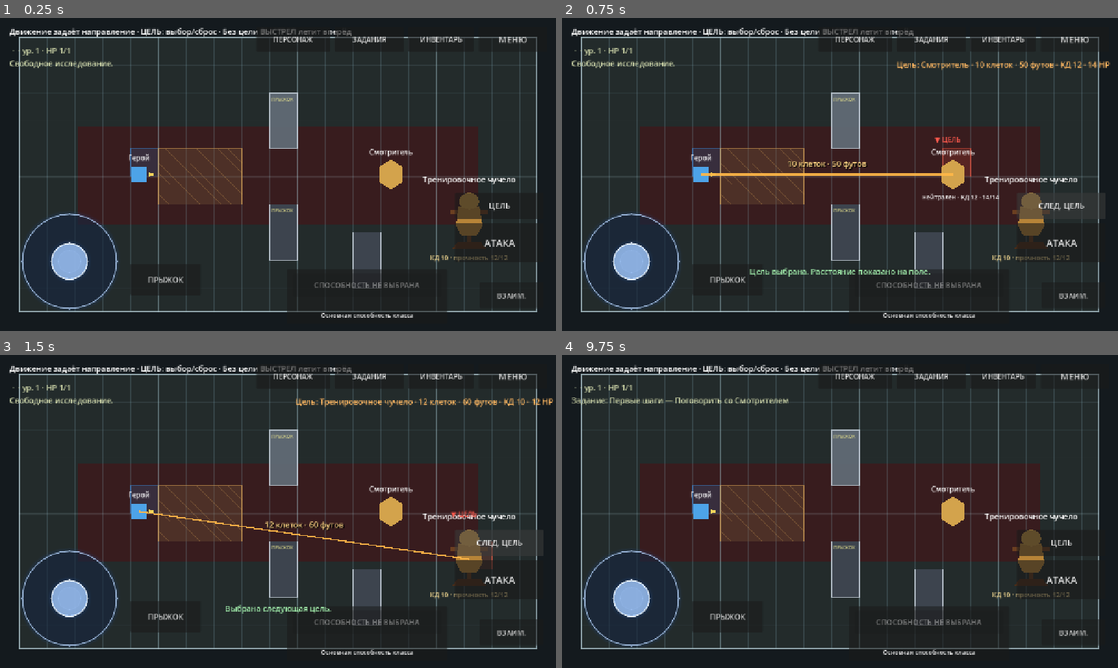
Above: before the commit, frames 1-4 (two rows, left to right).
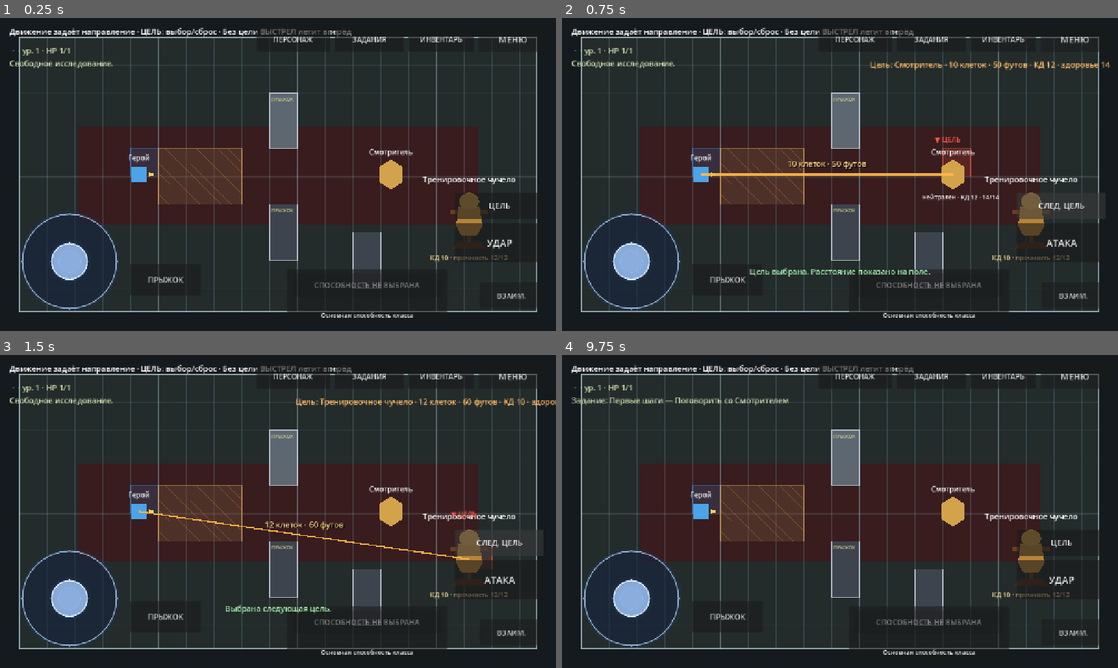
Above: after the commit, the same moments.

Repository: eretenkodaniil16-rgb/rpg-project
Game: Godot game, scene res://scenes/game/game.tscn
Same seed, same stepped clock (60 frames per second), same inputs: the game is played once before the commit and once after it. This scene is started directly instead of the project's main scene.
Inputs (mouse positions are in pixels of both pictures, inside the frame that each line leads up to):
- Up to frame 1 (0.25 s): no input
- Up to frame 2 (0.75 s): click "ЦЕЛЬ" at 0.5 s
- Up to frame 3 (1.5 s): click "СЛЕД. ЦЕЛЬ" at 1.25 s
- Up to frame 4 (9.75 s): click "АТАКА" at 2 s; click "Продолжить" at 2.75 s; click "ВЗАИМ." at 3.5 s; click "МЕНЮ" at 4.25 s; click "Новая игра" at 5 s; click (840, 470) at 5.77 s; type "Alex" at 5.85 s; click "В главное меню" at 6.5 s; click "Новая игра" at 7.25 s; click (840, 470) at 8.02 s; type "Alex" at 8.1 s; click "В меню" at 8.75 s; click "Продолжить" at 9.5 s

The runs differ from the first frame. In frame 1, 0.1% of the frame differs, in the area x 87-93%, y 70-74%; in frame 2, 0.6%, in the area x 55-99%, y 13-17%; in frame 3, less than 0.1%; in frame 4, 0.1%.

Commit message:
feat: allow target-free melee and ranged attacks

Diff:
--- a/scripts/game/game_combat.gd
+++ b/scripts/game/game_combat.gd
@@ -20,7 +20,7 @@
 	var targets: Array[Node] = _available_targets()
 	if targets.is_empty():
 		_set_selected_target(null)
-		show_combat_message("Нет доступных целей. Дальнобойная атака будет направлена по ходу движения.", false)
+		show_combat_message("Нет доступных целей. Атака будет выполнена по направлению взгляда.", false)
 		return
 	var current_index: int = targets.find(_selected_target)
 	if current_index < 0:
@@ -31,7 +31,7 @@
 		show_combat_message("Выбрана следующая цель.", true)
 	else:
 		_set_selected_target(null)
-		show_combat_message("Свободная стрельба: атака полетит по направлению движения.", true)
+		show_combat_message("Свободная атака: удар или выстрел будет направлен по ходу движения.", true)
 
 
 func _update_target_label() -> void:
@@ -43,14 +43,19 @@
 		_target_button.text = "СЛЕД. ЦЕЛЬ" if has_target else "ЦЕЛЬ"
 	if _attack_button != null:
 		var weapon: Dictionary = _class_data.get_equipped_weapon(GameState.player_character)
-		_attack_button.text = "ВЫСТРЕЛ" if not has_target and DistanceSystem.is_ranged_weapon(weapon) else "АТАКА"
+		if has_target:
+			_attack_button.text = "АТАКА"
+		elif DistanceSystem.is_ranged_weapon(weapon):
+			_attack_button.text = "ВЫСТРЕЛ"
+		else:
+			_attack_button.text = "УДАР"
 	if not has_target:
 		_target_label.text = ""
 		return
 	var target_position: Vector2 = (_selected_target as Node2D).global_position
 	var cells: int = DistanceSystem.grid_steps(player.global_position, target_position)
 	var distance: int = cells * 5
-	_target_label.text = "Цель: %s · %d клеток · %d футов · КД %d · %d HP" % [
+	_target_label.text = "Цель: %s · %d клеток · %d футов · КД %d · здоровье %d" % [
 		_target_name(_selected_target),
 		cells,
 		distance,
@@ -64,13 +69,48 @@
 		return
 	if _target_is_valid(_selected_target):
 		_face_toward((_selected_target as Node2D).global_position)
-		super._request_attack()
+		await super._request_attack()
 		return
 	var weapon: Dictionary = _class_data.get_equipped_weapon(GameState.player_character)
-	if not DistanceSystem.is_ranged_weapon(weapon):
-		show_combat_message("Для атаки оружием ближнего боя сначала выберите цель.", false)
-		return
-	_request_directional_ranged_attack(weapon)
+	if DistanceSystem.is_ranged_weapon(weapon):
+		await _request_directional_ranged_attack(weapon)
+	else:
+		await _request_directional_melee_attack(weapon)
+
+
+func _request_directional_melee_attack(weapon: Dictionary) -> void:
+	var reach_feet: int = maxi(int(weapon.get("reach_ft", 5)), 5)
+	var direction: Vector2 = _get_player_facing_direction()
+	var target: Node = _find_directional_melee_target(weapon)
+	if _target_is_valid(target):
+		await _perform_directional_attack_on_target(target, weapon, "")
+		return
+	var endpoint: Vector2 = DirectionalTargetingSystem.endpoint_inside_rect(
+		player.global_position,
+		direction,
+		DirectionalTargetingSystem.feet_to_pixels(reach_feet),
+		FREE_AIM_BOUNDS
+	)
+	_set_combat_busy(true)
+	player.play_attack_animation(endpoint)
+	await get_tree().create_timer(0.24).timeout
+	_set_combat_busy(false)
+	show_combat_message("Удар выполнен по направлению взгляда, но никого не задел.", false)
+	_sync_exploration_hud_visibility()
+
+
+func _find_directional_melee_target(weapon: Dictionary) -> Node:
+	var reach_feet: int = maxi(int(weapon.get("reach_ft", 5)), 5)
+	var eligible_targets: Array[Node] = []
+	for candidate: Node in _available_targets():
+		if DistanceSystem.distance_feet(player.global_position, (candidate as Node2D).global_position) <= reach_feet:
+			eligible_targets.append(candidate)
+	return DirectionalTargetingSystem.find_first_target(
+		player.global_position,
+		_get_player_facing_direction(),
+		eligible_targets,
+		DirectionalTargetingSystem.feet_to_pixels(reach_feet) * 1.5
+	)
 
 
 func _request_directional_ranged_attack(weapon: Dictionary) -> void:
@@ -111,7 +151,7 @@
 	_set_combat_busy(false)
 	GameState.save_game()
 	_update_status()
-	show_combat_message("Снаряд выпущен по направлению движения, но никого не задел.", false)
+	show_combat_message("Снаряд выпущен по направлению взгляда, но никого не задел.", false)
 	_sync_exploration_hud_visibility()
 
 
@@ -139,7 +179,11 @@
 	_set_combat_busy(true)
 	if not ammo_id.is_empty():
 		GameState.remove_item(ammo_id, 1, false)
-	await _play_weapon_projectile(weapon, target_position, result.hit)
+	if DistanceSystem.is_ranged_weapon(weapon):
+		await _play_weapon_projectile(weapon, target_position, result.hit)
+	else:
+		player.play_attack_animation(target_position)
+		await get_tree().create_timer(0.24).timeout
 	if _target_is_valid(target):
 		target.call("receive_player_attack", result, true)
 	GameState.save_game()
